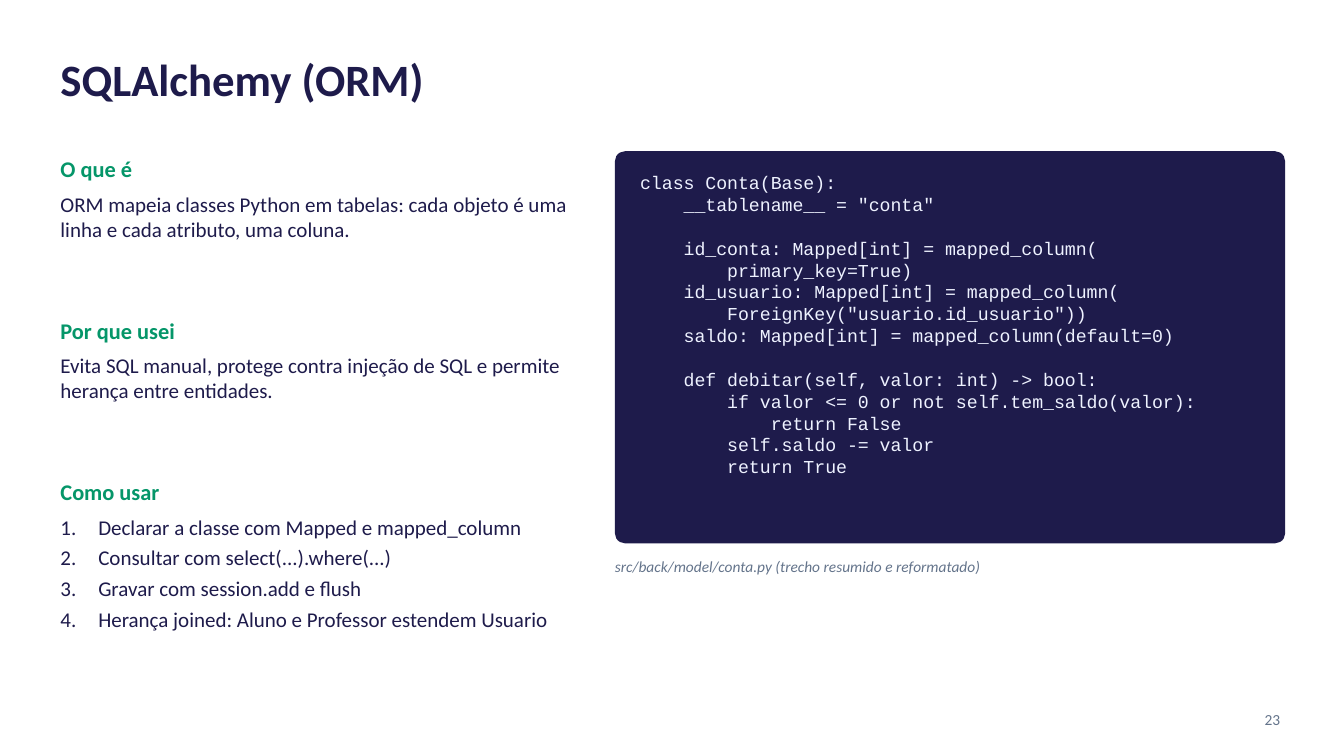
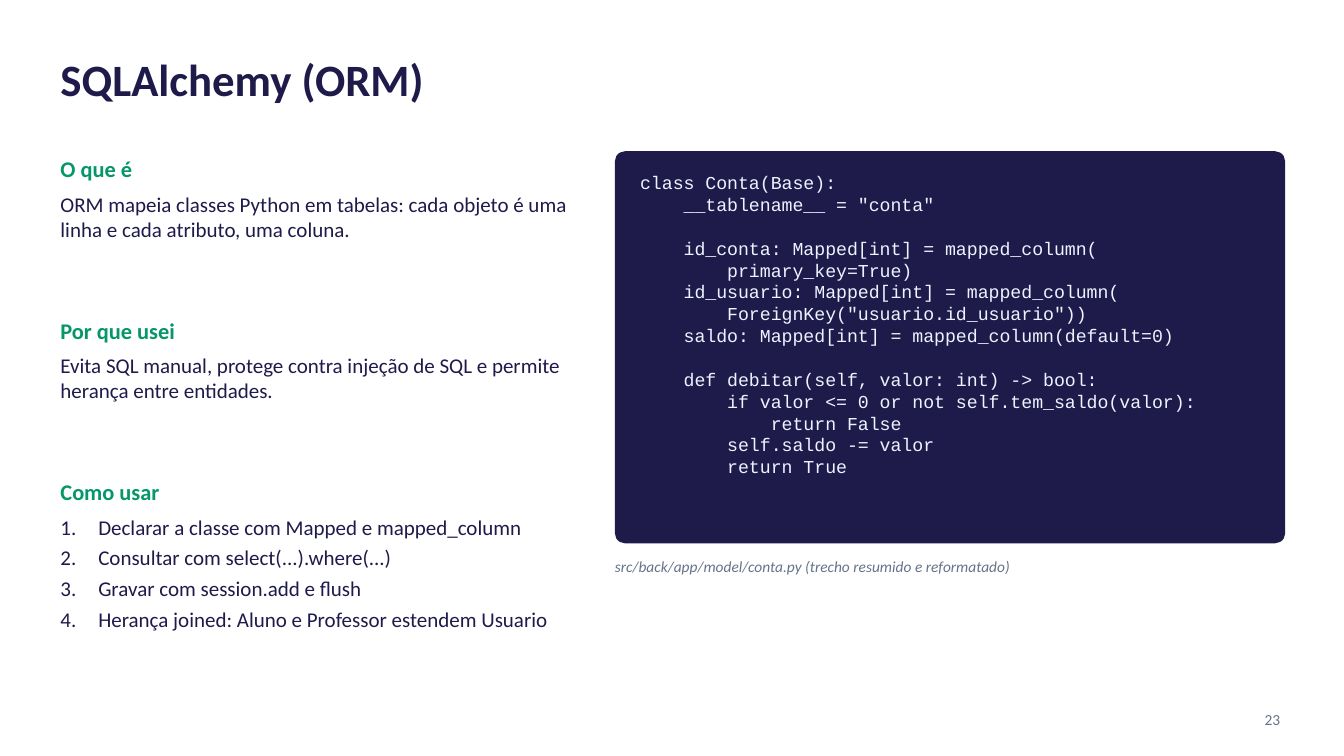
Before and after one commit to lucaslmchaves/sistema-moeda-estudantil, a slide deck: slide 23 of docs/apresentacao/Lab03S03-Apresentacao.pptx. Drawn at 1344x756 pixels with LibreOffice and Linux fonts; fonts in the diff are those of the drawing. Boxes give left, top, right and bottom in pixels: in the first picture for what was removed or moved away, otherwise in the second. Text is boxed around its words. In the diff, an @@ line names an element or a change of style, - is before the commit and + after.

```diff
--- a/docs/apresentacao/Lab03S03-Apresentacao.pptx
+++ b/docs/apresentacao/Lab03S03-Apresentacao.pptx
@@ text at (615, 561, 1010, 575): text changed @@
-src/back/model/conta.py (trecho resumido e reformatado)
+src/back/app/model/conta.py (trecho resumido e reformatado)
```
Also in this commit, not shown: 6 other slides changed, 2 other files.
